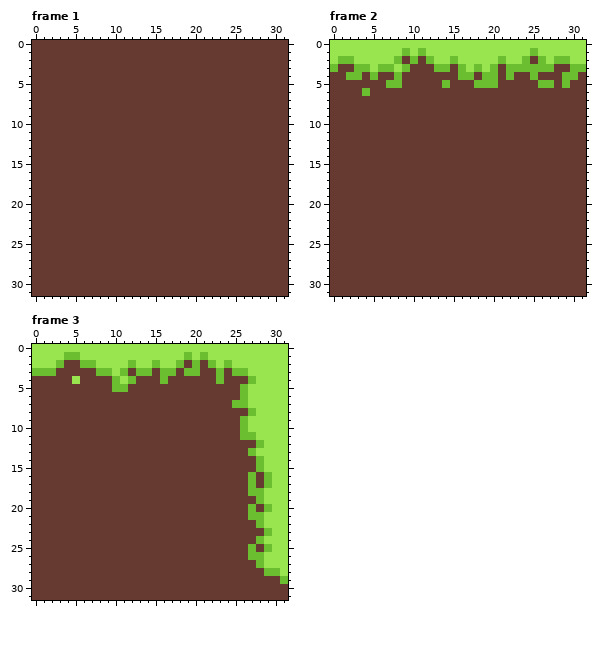
Edited in one commit: pixel-art file (art/ase files/grass-tileset.ase). The picture above was drawn from the file before the commit.
32x32 pixels, 3 frames. Shown: frame 1, frame 2, frame 3. The commit also changed other frames, which this record leaves out.
New version:
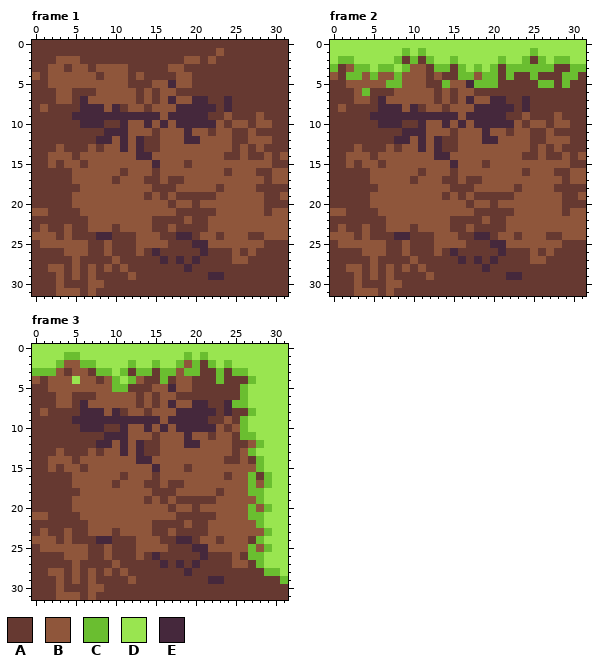
Palette (. is transparent): A #663931  B #8f563b  C #6abe30  D #99e550  E #45283c
Author's note on the commit: randomised tiles for the main menu
The edit:
Changed rows in their new state; - is an unchanged pixel.
Frame 1, layer "Background":
first column x 0:
 1 -----------------------B--------
 2 ---BBB-------------BB-B---------
 3 --BB-BB-BBBB-----BB-------------
 4 B-BBBBBB-BBB-B----BB------------
 5 --BBBBBBBBBB---BBEBB------------
 6 ---BB---BBBBB-B-BB--------------
 7 ---BB-EBBBBBB-B-BEBBEE--E-------
 8 -B----EEEBE-BB-BBBEEEEE-E-------
 9 -----EEEEEEEEEEEBEEEEE--B---B---
10 ------EEE--EBBEBEBEEEEEB-BB-BB--
11 ---------EEEBBB-BBBEBB-BB--B----
12 --------EEBEBE--BBBEEBBBB--BBB--
13 ---B---B-BBEBE--BBBBBBBBB-B-B---
14 --BBB-BBBBBBBEEBBBBBBBBB--B--B-B
15 --B-BB-BBBBBBBBEBBB-BBBBBBBBBB--
16 -----BBBBBB-BBB-BBBBBBBB-BBB--BB
17 -----BBBBB-BBB--B--BBBBBBBBBB-BB
18 ------BBBBBBBBB---BBBBB-BBBB----
19 -----BBBBBBBBB-B-B-----BBBBBB--B
20 -----BBBBBBBBBBBB-BB-BBBBBBBB---
21 BB----BBBBBBBBBBBB-----BBBBBB-BB
22 -------BBBBBBBB----B--BBBBBBBBBB
23 -B--B--BBB-BBBB--B----BBBBBBBBBB
24 BBB-B---EE---BBB--EE-BB-BBB--BBB
25 -BBBBBB--B---BBBB---EEBBBBBBB---
26 ----BBB--B---B-E-----E---B-B----
27 -----B----B-----E-E-E----BB-----
28 --BB-B-B-B-B-------E------------
29 ---B-B-B----B---------EE--------
30 ---B---BB-----------------------
31 ---BBB-B------------------------
Frame 2, layer "Background":
first column x 0:
 3 --B-------BB--------------------
 4 B---B-BB-BBB-B----B-------------
 5 --BBBBB--BBB---BBE--------------
 6 ---B----BBBBB-B-BB--------------
 7 ---BB-EBBBBBB-B-BEBBEE--E-------
 8 -B----EEEBE-BB-BBBEEEEE-E-------
 9 -----EEEEEEEEEEEBEEEEE--B---B---
10 ------EEE--EBBEBEBEEEEEB-BB-BB--
11 ---------EEEBBB-BBBEBB-BB--B----
12 --------EEBEBE--BBBEEBBBB--BBB--
13 ---B---B-BBEBE--BBBBBBBBB-B-B---
14 --BBB-BBBBBBBEEBBBBBBBBB--B--B-B
15 --B-BB-BBBBBBBBEBBB-BBBBBBBBBB--
16 -----BBBBBB-BBB-BBBBBBBB-BBB--BB
17 -----BBBBB-BBB--B--BBBBBBBBBB-BB
18 ------BBBBBBBBB---BBBBB-BBBB----
19 -----BBBBBBBBB-B-B-----BBBBBB--B
20 -----BBBBBBBBBBBB-BB-BBBBBBBB---
21 BB----BBBBBBBBBBBB-----BBBBBB-BB
22 -------BBBBBBBB----B--BBBBBBBBBB
23 -B--B--BBB-BBBB--B----BBBBBBBBBB
24 BBB-B---EE---BBB--EE-BB-BBB--BBB
25 -BBBBBB--B---BBBB---EEBBBBBBB---
26 ----BBB--B---B-E-----E---B-B----
27 -----B----B-----E-E-E----BB-----
28 --BB-B-B-B-B-------E------------
29 ---B-B-B----B---------EE--------
30 ---B---BB-----------------------
31 ---BBB-B------------------------
Frame 3, layer "Background":
first column x 0:
 2 ----BB-------------B---------
 3 ---B-BB-----------B----------
 4 B-BBB-BB-B---B----BB---------
 5 --BBBBBBBB-----BBEBB---------
 6 ---BB---BBBBB-B-BB-----------
 7 ---BB-EBBBBBB-B-BEBBEE--E----
 8 -B----EEEBE-BB-BBBEEEEE-E----
 9 -----EEEEEEEEEEEBEEEEE--B----
10 ------EEE--EBBEBEBEEEEEB-B---
11 ---------EEEBBB-BBBEBB-BB----
12 --------EEBEBE--BBBEEBBBB--B-
13 ---B---B-BBEBE--BBBBBBBBB-B--
14 --BBB-BBBBBBBEEBBBBBBBBB--B--
15 --B-BB-BBBBBBBBEBBB-BBBBBBBB-
16 -----BBBBBB-BBB-BBBBBBBB-BB--
17 -----BBBBB-BBB--B--BBBBBBBB-B
18 ------BBBBBBBBB---BBBBB-BBB--
19 -----BBBBBBBBB-B-B-----BBBBB-
20 -----BBBBBBBBBBBB-BB-BBBBBB-B
21 BB----BBBBBBBBBBBB-----BBBB--
22 -------BBBBBBBB----B--BBBBBB-
23 -B--B--BBB-BBBB--B----BBBBBBB
24 BBB-B---EE---BBB--EE-BB-BBB--
25 -BBBBBB--B---BBBB---EEBBBBB-B
26 ----BBB--B---B-E-----E---B---
27 -----B----B-----E-E-E----BB--
28 --BB-B-B-B-B-------E---------
29 ---B-B-B----B---------EE-----
30 ---B---BB--------------------
31 ---BBB-B---------------------
